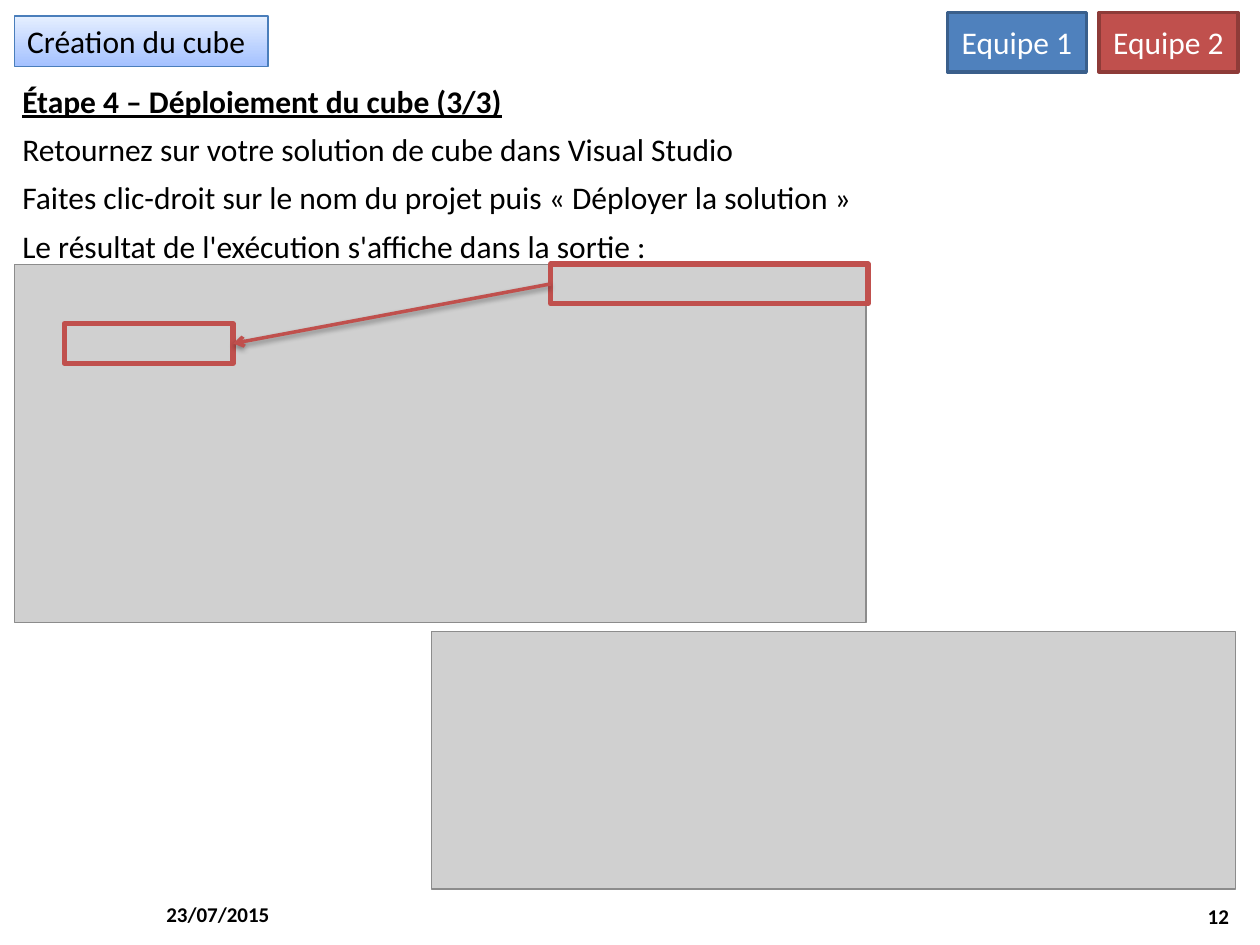
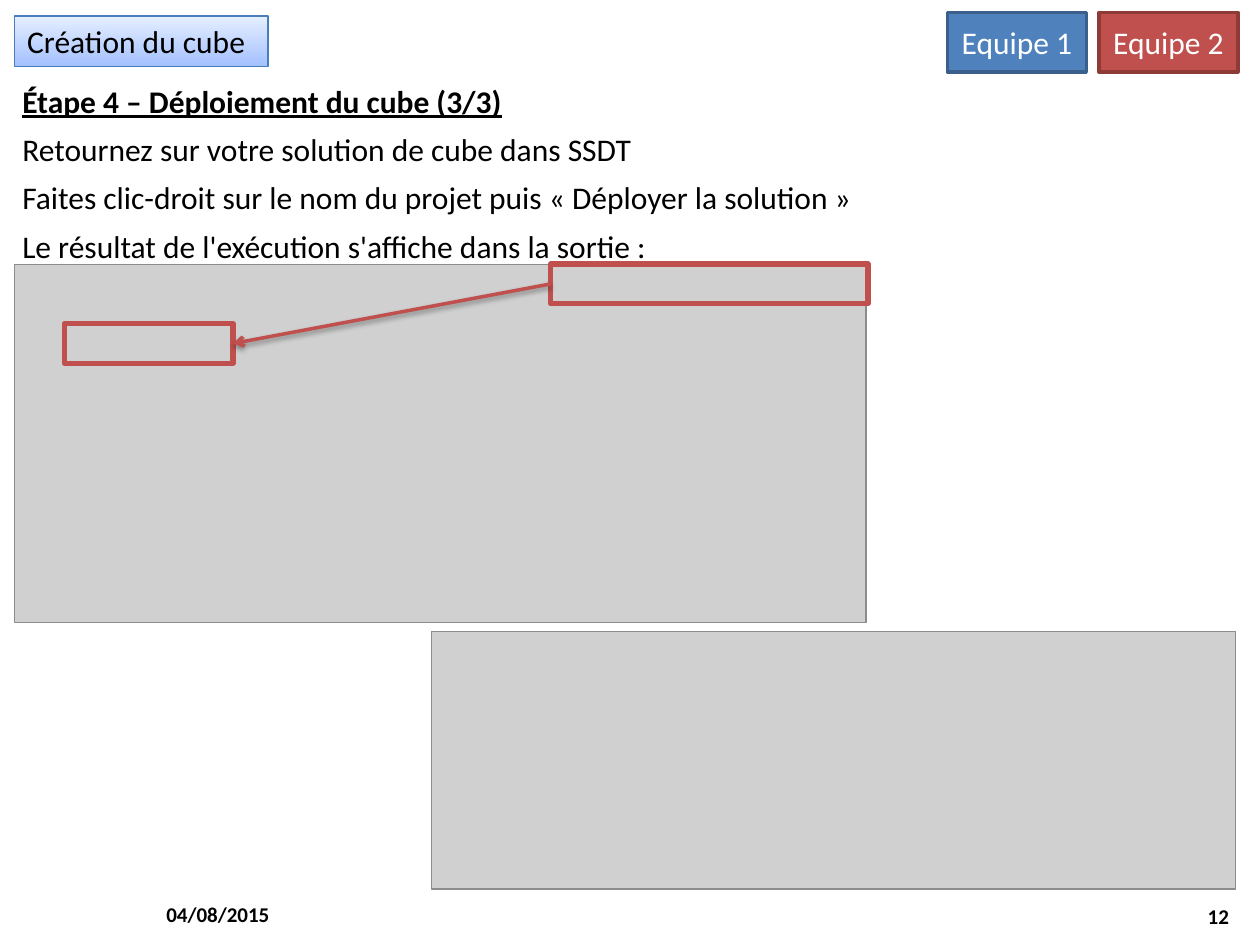
Before and after one commit to M2SIID-ODE/Projet_ODE, a slide deck: slide 12 of Documentation/3 - Documentation technique/Creation_CubeOLAP.pptx. Drawn at 1260x945 pixels with LibreOffice and Linux fonts; fonts in the diff are those of the drawing; grey boxes stand for pictures; background and template pictures are left out. Boxes give left, top, right and bottom in pixels: in the first picture for what was removed or moved away, otherwise in the second. Text is boxed around its words. In the diff, an @@ line names an element or a change of style, - is before the commit and + after.

Commit message:
Modification de la dimension temps
Modification de la dimension temps
> MAJ du script de création du DWH
> MAJ du script de remplissage du DWH
> MAJ de la doc de conception
> Projet SSDT du cube avec hierarchie

```diff
--- a/Documentation/3 - Documentation technique/Creation_CubeOLAP.pptx
+++ b/Documentation/3 - Documentation technique/Creation_CubeOLAP.pptx
@@ text in free at box(22, 139, 631, 162): text changed @@
-Retournez sur votre solution de cube dans Visual Studio
+Retournez sur votre solution de cube dans SSDT
@@ text at box(166, 907, 269, 923): text changed @@
-23/07/2015
+04/08/2015
```
Also in this commit, not shown: 11 other slides changed, 31 other files.
